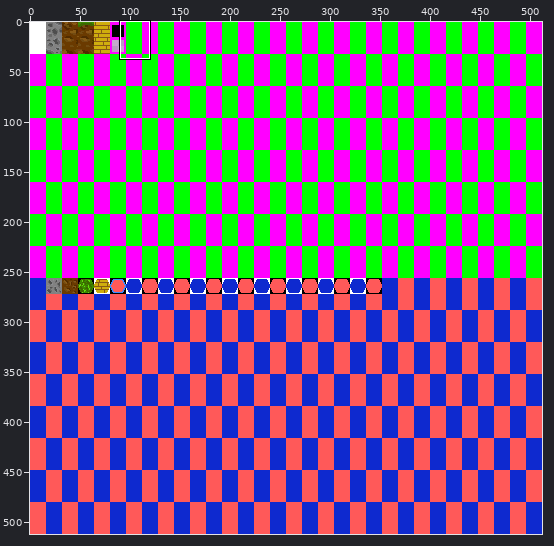
One commit to this sprite sheet: src/res/bitmap/hexes.png. Above: a wide view before the commit, with the close-up outlined.
Close-up. The starting point:
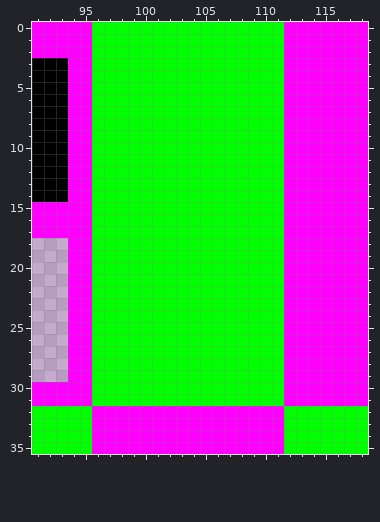
The file is 512x512 pixels. Shown: x 91..118, y 0..35.
The same view after the edit:
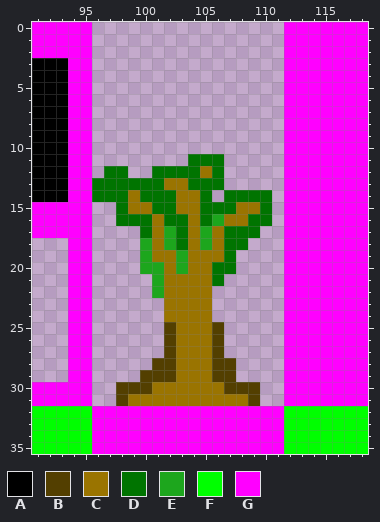
Palette (. is transparent): A #000000  B #533f00  C #9a7400  D #007400  E #1da61d  F #00ff00  G #ff00ff
Changes in this commit:
The author changed colour F to colour B in rows 25 to 27 at x 102 and 106; in row 28 at x 101 to 102 and 106 to 107; in row 29 at x 100 to 102 and 106 to 107; in row 30 at x 98 to 100 and 107 to 109; in row 31 at x 98 and 109.
The author changed colour F to colour C in row 12 at x 105; in row 13 at x 102 to 103; in row 14 at x 99 and 103 to 104; in row 15 at x 99 to 100, 103 to 104 and 108 to 109; in row 16 at x 101, 104 and 107 to 108; in rows 17 to 18 at x 101, 104 and 106.
The author changed colour F to colour C in row 19 at x 101 to 102 and 104 to 106; in row 20 at x 102 and 104 to 105; in rows 21 to 24 at x 102 to 105; in rows 25 to 29 at x 103 to 105; in row 30 at x 101 to 106; in row 31 at x 99 to 108.
The author changed colour F to colour D in row 11 at x 104 to 106; in row 12 at x 97 to 98, 101 to 104 and 106; in row 13 at x 96 to 101 and 104 to 106; in row 14 at x 96 to 98, 100 to 102, 105 and 107 to 110; in row 15 at x 98, 101 to 102, 105 to 107 and 110; in row 16 at x 98 to 100, 102 to 103, 105 and 109 to 110.
The author changed colour F to colour D in row 17 at x 100, 103 and 107 to 109; in row 18 at x 103 and 107 to 108; in row 19 at x 107; in row 20 at x 106 to 107; in row 21 at x 106.
The author changed colour F to colour E in row 16 at x 106; in row 17 at x 102 and 105; in row 18 at x 100, 102 and 105; in row 19 at x 100 and 103; in row 20 at x 100 to 101 and 103; in rows 21 to 22 at x 101.
The edit erases colour F in rows 0 to 10 at x 96 to 111; in row 11 at x 96 to 103 and 107 to 111; in row 12 at x 96, 99 to 100 and 107 to 111; in row 13 at x 107 to 111; in row 14 at x 106 and 111; in rows 15 to 16 at x 96 to 97 and 111.
The edit erases colour F in row 17 at x 96 to 99 and 110 to 111; in row 18 at x 96 to 99 and 109 to 111; in rows 19 to 20 at x 96 to 99 and 108 to 111; in row 21 at x 96 to 100 and 107 to 111; in row 22 at x 96 to 100 and 106 to 111; in rows 23 to 24 at x 96 to 101 and 106 to 111.
The edit erases colour F in rows 25 to 27 at x 96 to 101 and 107 to 111; in row 28 at x 96 to 100 and 108 to 111; in row 29 at x 96 to 99 and 108 to 111; in rows 30 to 31 at x 96 to 97 and 110 to 111.
